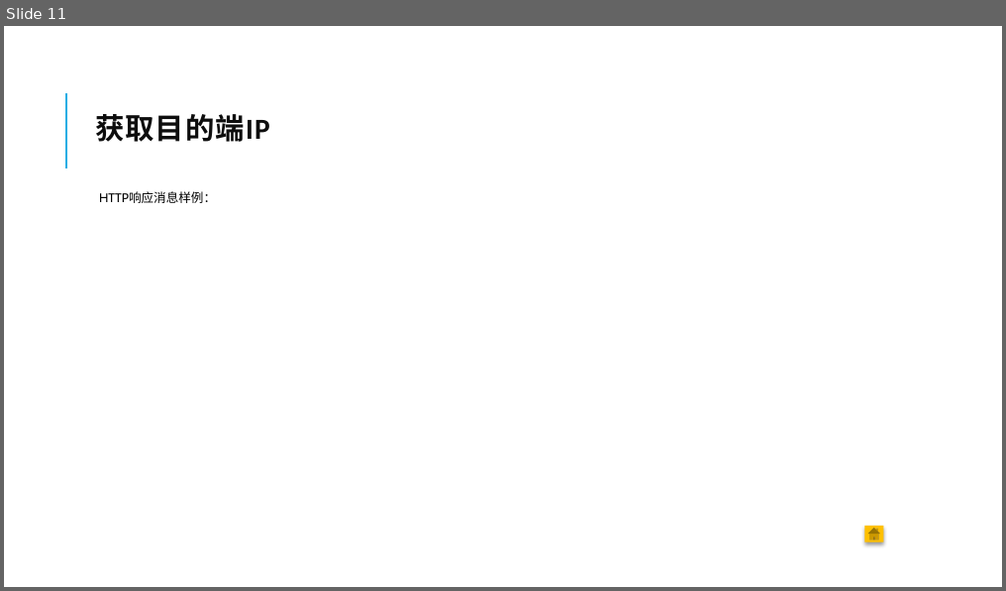
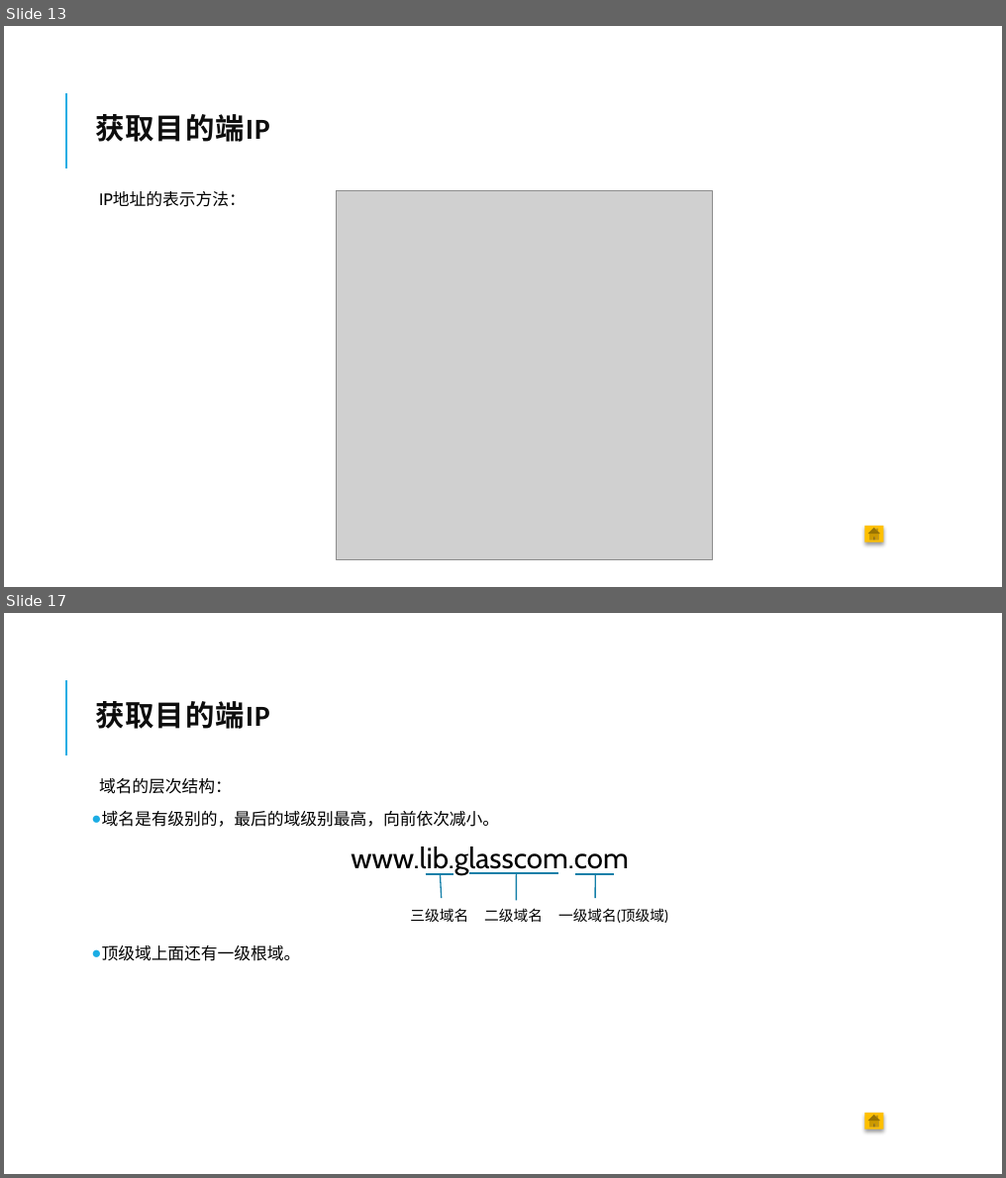
Before and after one commit to sleepingWhiteFish/CAGST, a slide deck: 网络是怎样连接的.pptx. Shown one above the other, each under a label of ours: slide 11 before the commit, slides 13 and 17 after it; the slides between them are not shown. The pictures are 1006x591 and 1006x1178 pixels, drawn with LibreOffice and Linux fonts; fonts in the diff are those of the drawing; grey boxes stand for pictures. Boxes give left, top, right and bottom in pixels: in the first picture for what was removed or moved away, otherwise in the second. Text is boxed around its words. In the diff, an @@ line names an element or a change of style, - is before the commit and + after.

```diff
--- a/网络是怎样连接的.pptx
+++ b/网络是怎样连接的.pptx
@@ slide 17 added at [4,613,1002,1174], background #FFFFFF; not listed: 1 template element that a slide beside it also shows @@
@@ title added at [95,701,269,729], 28 pt, text #0D0D0D, bold @@
+获取目的端IP
@@ text added at [99,778,628,961], 16 pt, text #000000 @@
+  域名的层次结构：
+● 域名是有级别的，最后的域级别最高，向前依次减小。
+  www.lib.glasscom.com
+● 顶级域上面还有一级根域。
@@ accent callout added at [426,838,453,872], outline #1580A9 1.25 pt @@
@@ accent callout added at [574,839,614,872], outline #1580A9 1.25 pt @@
@@ accent callout added at [469,855,558,872], outline #1580A9 1.25 pt @@
@@ text added at [410,908,468,922], 14 pt, text #000000 @@
+三级域名
@@ text added at [484,908,543,922], 14 pt, text #000000 @@
+二级域名
@@ text added at [558,908,668,923], 14 pt, text #000000 @@
+一级域名(顶级域)
@@ action button home added at [865,1113,884,1130], fill #FFC000 @@
@@ what was slide 11 is now slide 13 @@
@@ slide 13 changed as well @@
@@ text at [99,192,246,207]: text changed; size 12 to 16 pt @@
-  HTTP响应消息样例：
+  IP地址的表示方法：
@@ picture added at [337,190,713,560] @@
```
Also in this commit, not shown: 15 other slides changed, 21 other slides added, 10 slides removed.
